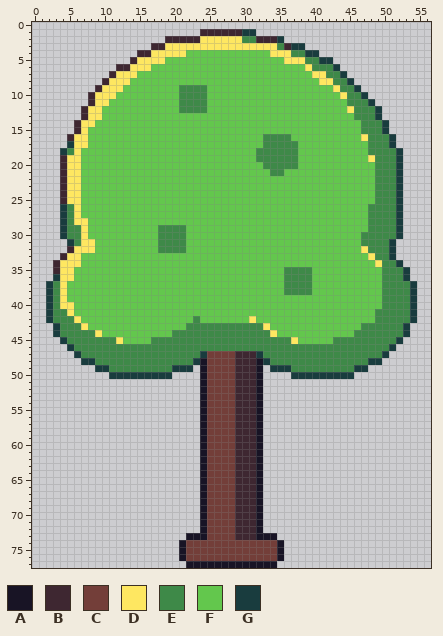
One commit to this pixel-art file: art/roadside/roadside-tree@50.aseprite. The first picture shows the starting point.
57x78 pixels, 1 frame.
Palette (. is transparent): A #181425  B #3e2731  C #733e39  D #fee761  E #3e8948  F #63c74d  G #193c3e
Pixels before (only the part around the change), first column x 0:
 0 .........................................................
 1 ........................BBBBBBGG.........................
 2 ...................BBBBBDDDDDDEEBBBG.....................
 3 .................BBDDDDDDDDDDDDDDDDEBGG..................
 4 ...............BBDDDDDFFFFFFFFFFFFDDDEEGG................
 5 ..............BDDDDFFFFFFFFFFFFFFFFFDDDEEGG..............
 6 ............BBDDDFFFFFFFFFFFFFFFFFFFFFFDEEEG.............
 7 ...........BDDDFFFFFFFFFFFFFFFFFFFFFFFFFDDEEG............
 8 ..........BDDDFFFFFFFFFFFFFFFFFFFFFFFFFFFDDEEG...........
 9 .........BDDDFFFFFFFFEEEEFFFFFFFFFFFFFFFFFFDEEG..........
10 ........BDDDFFFFFFFFFEEEEFFFFFFFFFFFFFFFFFFFDEEG.........
11 ........BDDFFFFFFFFFFEEEEFFFFFFFFFFFFFFFFFFFFEEEG........
12 .......BDDFFFFFFFFFFFEEEEFFFFFFFFFFFFFFFFFFFFDEEEG.......
13 .......BDDFFFFFFFFFFFFFFFFFFFFFFFFFFFFFFFFFFFFEEEG.......
14 ......BDDFFFFFFFFFFFFFFFFFFFFFFFFFFFFFFFFFFFFFFEEEG......
15 ......BDFFFFFFFFFFFFFFFFFFFFFFFFFFFFFFFFFFFFFFFEEEG......
16 .....BDDFFFFFFFFFFFFFFFFFFFFFFFFFEEEEFFFFFFFFFFDEEEG.....
17 .....GDDFFFFFFFFFFFFFFFFFFFFFFFFFEEEEEFFFFFFFFFFEEEG.....
18 ....GEDFFFFFFFFFFFFFFFFFFFFFFFFFEEEEEEFFFFFFFFFFEEEEG....
19 ....BDDFFFFFFFFFFFFFFFFFFFFFFFFFEEEEEEFFFFFFFFFFDEEEG....
20 ....BDDFFFFFFFFFFFFFFFFFFFFFFFFFFEEEEEFFFFFFFFFFFEEEG....
21 ....BDDFFFFFFFFFFFFFFFFFFFFFFFFFFFEEFFFFFFFFFFFFFEEEG....
22 ....BDDFFFFFFFFFFFFFFFFFFFFFFFFFFFFFFFFFFFFFFFFFFEEEG....
23 ....BDDFFFFFFFFFFFFFFFFFFFFFFFFFFFFFFFFFFFFFFFFFFEEEG....
24 ....BDDFFFFFFFFFFFFFFFFFFFFFFFFFFFFFFFFFFFFFFFFFFEEEG....
25 ....BDDFFFFFFFFFFFFFFFFFFFFFFFFFFFFFFFFFFFFFFFFFFEEEG....
26 ....GEDFFFFFFFFFFFFFFFFFFFFFFFFFFFFFFFFFFFFFFFFFEEEEG....
27 ....GEDFFFFFFFFFFFFFFFFFFFFFFFFFFFFFFFFFFFFFFFFFEEEEG....
28 ....GEDDFFFFFFFFFFFFFFFFFFFFFFFFFFFFFFFFFFFFFFFFEEEEG....
29 ....GEEDFFFFFFFFFFEEEEFFFFFFFFFFFFFFFFFFFFFFFFFFEEEEG....
30 ....GEEDFFFFFFFFFFEEEEFFFFFFFFFFFFFFFFFFFFFFFFFEEEEEG....
31 .....GEDDFFFFFFFFFEEEEFFFFFFFFFFFFFFFFFFFFFFFFFEEEEG.....
32 .....BDDDFFFFFFFFFEEEEFFFFFFFFFFFFFFFFFFFFFFFFFDEEEG.....
33 ....BDDFFFFFFFFFFFFFFFFFFFFFFFFFFFFFFFFFFFFFFFFFDEEG.....
34 ...BDDDFFFFFFFFFFFFFFFFFFFFFFFFFFFFFFFFFFFFFFFFFFDEEG....
35 ...BDDFFFFFFFFFFFFFFFFFFFFFFFFFFFFFFEEEEFFFFFFFFFFEEEG...
36 ...GDDFFFFFFFFFFFFFFFFFFFFFFFFFFFFFFEEEEFFFFFFFFFFEEEG...
37 ..GEDFFFFFFFFFFFFFFFFFFFFFFFFFFFFFFFEEEEFFFFFFFFFFEEEEG..
38 ..GEDFFFFFFFFFFFFFFFFFFFFFFFFFFFFFFFEEEEFFFFFFFFFFEEEEG..
39 ..GEDFFFFFFFFFFFFFFFFFFFFFFFFFFFFFFFFFFFFFFFFFFFFFEEEEG..
40 ..GEDDFFFFFFFFFFFFFFFFFFFFFFFFFFFFFFFFFFFFFFFFFFFFEEEEG..
41 ..GEEDFFFFFFFFFFFFFFFFFFFFFFFFFFFFFFFFFFFFFFFFFFFEEEEEG..
42 ..GEEEDFFFFFFFFFFFFFFFFEFFFFFFFDFFFFFFFFFFFFFFFFFEEEEEG..
43 ...GEEEDFFFFFFFFFFFFFFEEEEEEEEEEEDFFFFFFFFFFFFFEEEEEEG...
44 ...GEEEEEDFFFFFFFFFFEEEEEEEEEEEEEEDFFFFFFFFFFFEEEEEEEG...
45 ....GEEEEEEEDFFFFEEEEEEEEEEEEEEEEEEEEDFFFFFEEEEEEEEEG....
46 .....GEEEEEEEEEEEEEEEEEEEEEEEEEEEEEEEEEEEEEEEEEEEEEG.....
47 ......GEEEEEEEEEEEEEEEEEGCCCCBBBGEEEEEEEEEEEEEEEEEG......
48 .......GGEEEEEEEEEEEEEEGACCCCBBBAGEEEEEEEEEEEEEEGG.......
49 .........GGEEEEEEEEEGGG.ACCCCBBBA.GGGEEEEEEEEEGG.........
50 ...........GGGGGGGGG....ACCCCBBBA....GGGGGGGGG...........
51 ........................ACCCCBBBA........................
52 ........................ACCCCBBBA........................
53 ........................ACCCCBBBA........................
54 ........................ACCCCBBBA........................
55 ........................ACCCCBBBA........................
56 ........................ACCCCBBBA........................
57 ........................ACCCCBBBA........................
58 ........................ACCCCBBBA........................
59 ........................ACCCCBBBA........................
60 ........................ACCCCBBBA........................
61 ........................ACCCCBBBA........................
62 ........................ACCCCBBBA........................
63 ........................ACCCCBBBA........................
64 ........................ACCCCBBBA........................
65 ........................ACCCCBBBA........................
66 ........................ACCCCBBBA........................
67 ........................ACCCCBBBA........................
68 ........................ACCCCBBBA........................
69 ........................ACCCCBBBA........................
70 ........................ACCCCBBBA........................
71 ........................ACCCCBBBA........................
72 ........................ACCCCBBBA........................
73 ......................AAACCCCBBBAAA......................
74 .....................ACCCCCCCCCCCCCA.....................
75 .....................ACCCCCCCCCCCCCA.....................
76 .....................ACCCCCCCCCCCCCA.....................
77 ......................AAAAAAAAAAAAA......................
Now the later version:
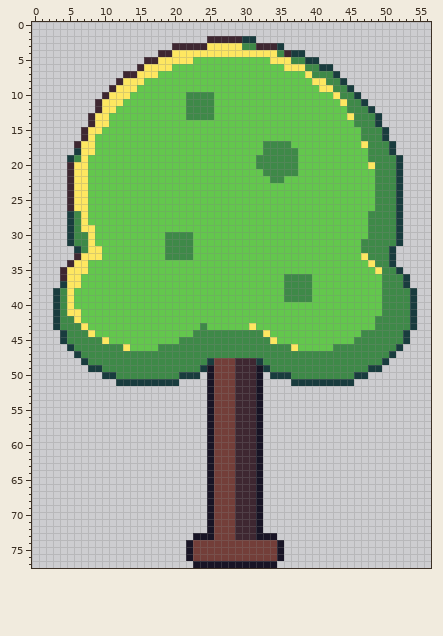
Diff:
Changed rows in their new state; - is an unchanged pixel.
first column x 2:
 1 ----------------------........-----------------------
 2 -----------------......BBBBBGG....-------------------
 3 ---------------...BBBBB-----EEBBBG...----------------
 4 -------------...BB--DDDDDDDDDDDD-EBGG..--------------
 5 ------------..BB-DDDD-----------DD-EEGG..------------
 6 ----------...B-DDD----------------DDDE-GG.-----------
 7 ---------..BBDDD---------------------DEE-G.----------
 8 --------..B-DD------------------------D-E-G.---------
 9 -------..B-DD------FFFF----------------DDE-G.--------
10 ------..B-DD-------F---E-----------------DE-G.-------
11 ------.B-DD--------F---E------------------D--G.------
12 -----..BDD---------F---E-------------------E--G.-----
13 -----.B-D-----------EEEE-------------------D---------
14 ----..BDD-----------------------------------E--G.----
15 ----.BDD---------------------------------------------
16 ---..BD------------------------FFFF----------E--G.---
17 ---.B-D----------------------------F---------D-------
18 --..GDD-----------------------F------------------G.--
19 --.GED----------------------------------------E------
20 --.B-D------------------------E---------------D------
21 --.B-D-------------------------E--EE-----------------
22 --.B-D--------------------------EE-------------------
23 --.B-D-----------------------------------------------
24 --.B-D-----------------------------------------------
25 --.B-D-----------------------------------------------
26 --.B-D----------------------------------------F------
27 --.GED-----------------------------------------------
28 --.GE------------------------------------------------
29 --.G--D---------FFFF---------------------------------
30 --.G-ED---------F---E------------------------F-------
31 -----E----------F---E----------------------------EG--
32 ---.GE-D--------F---E------------------------E-------
33 --..BDDD---------EEEE------------------------DE------
34 -..B-D----------------------------------------DE-G.--
35 -.B-DD----------------------------FFFF---------D--G.-
36 -.B-D------------------------------------------------
37 ..GDD----------------------------------------------G.
38 .GED-------------------------------------------------
39 .GED------------------------------EEEE---------------
40 .GE--------------------------------------------------
41 .G--D------------------------------------------F-----
42 .G-------------------F-------F-----------------------
43 --------------------FF-FFFFFFDFF-------------FF----EG
44 -.G---DF----------FFF----------DF-----------F--------
45 --------DFF----FFFF-------------DFFF-----FFF------EG-
46 -----------DFFFF-------------------DFFFFF--------EG--
47 ----------------------EEEEEEEEE-----------------EG---
48 ------E--------------EEG------GE--------------EEG----
49 ------G-E---------EEEEGA-------GEEE---------EEGG-----
50 --------G-EEEEEEEEEGGG.A--------GGGEEEEEEEEEGG-------
51 ----------GGGGGGGGG---.A-----------GGGGGGGGG---------
52 ----------------------.A-----------------------------
53 ----------------------.A-----------------------------
54 ----------------------.A-----------------------------
55 ----------------------.A-----------------------------
56 ----------------------.A-----------------------------
57 ----------------------.A-----------------------------
58 ----------------------.A-----------------------------
59 ----------------------.A-----------------------------
60 ----------------------.A-----------------------------
61 ----------------------.A-----------------------------
62 ----------------------.A-----------------------------
63 ----------------------.A-----------------------------
64 ----------------------.A-----------------------------
65 ----------------------.A-----------------------------
66 ----------------------.A-----------------------------
67 ----------------------.A-----------------------------
68 ----------------------.A-----------------------------
69 ----------------------.A-----------------------------
70 ----------------------.A-----------------------------
71 ----------------------.A-----------------------------
72 ----------------------.A-----------------------------
73 --------------------.--A-----------------------------
74 -------------------.A--------------------------------
75 -------------------.A--------------------------------
76 -------------------.A--------------------------------
77 --------------------.--------------------------------
